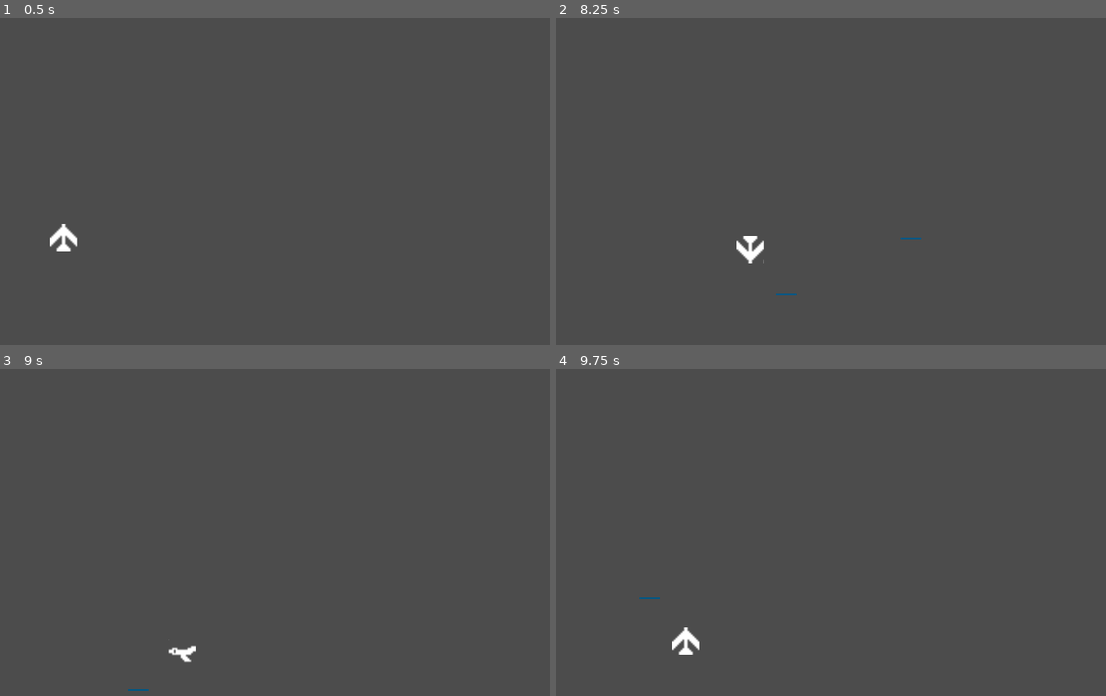
Above: before the commit, frames 1-4 (two rows, left to right).
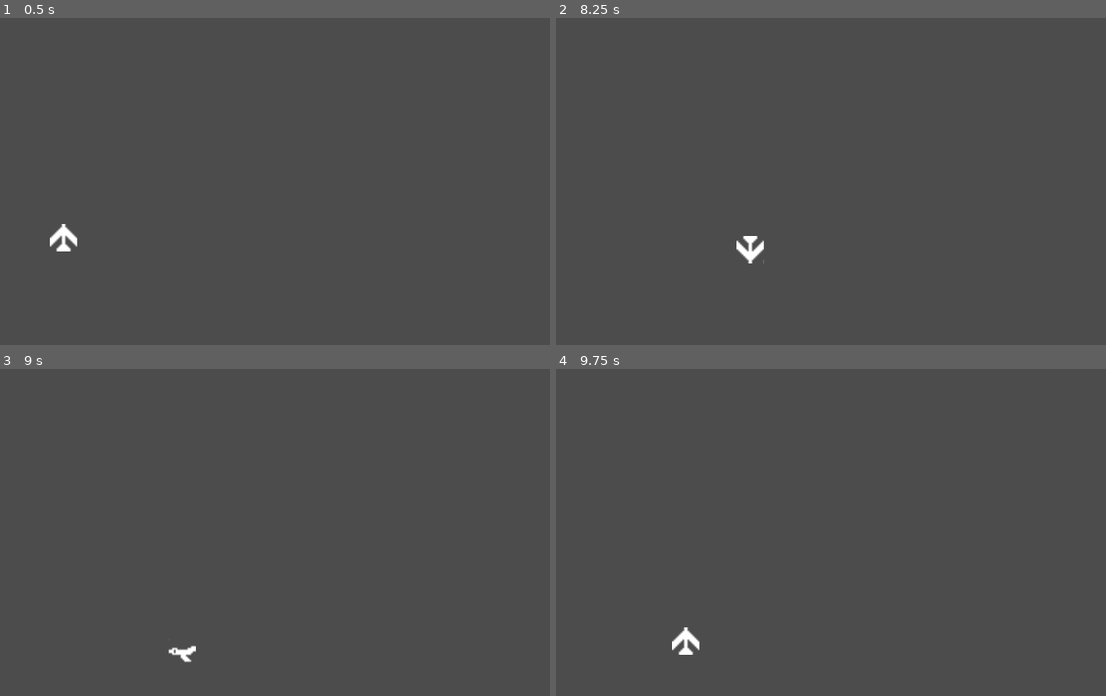
Above: after the commit, the same moments.

Repository: petitrudy/SaveNewYork
Game: Godot game, scene res://Scene/Game.tscn
Same seed, same stepped clock (60 frames per second), same inputs: the game is played once before the commit and once after it.
Inputs:
- Up to frame 1 (0.5 s): no input
- Up to frame 2 (8.25 s): tap Enter at 0.5 s; hold Right (ui_right) 0.53-1.28 s; tap Space (ui_space) at 0.6, 1.35, 2.1, 2.85, 3.6, 4.35, 5.1, 5.85, 6.6, 7.35, 8, 8.1 s; hold Down (ui_down) 1.28-2.03 s; hold Right (ui_right) 2.03-2.78 s; hold Up (ui_up) 2.78-3.53 s; hold Left (ui_left) 3.53-5.03 s; hold Down (ui_down) 5.03-5.78 s; hold Right (ui_right) 5.78-6.53 s; hold Up (ui_up) 6.53-7.28 s; hold Right (ui_right) 7.28-8.03 s; hold Down (ui_down) from 8.03 s (still down)
- Up to frame 3 (9 s): release Down (ui_down) at 8.78 s; hold Left (ui_left) from 8.78 s (still down); tap Space (ui_space) at 8.85 s
- Up to frame 4 (9.75 s): release Left (ui_left) at 9.53 s; hold Up (ui_up) from 9.53 s (still down); tap Space (ui_space) at 9.6 s

Frame 1 is identical in both runs. In frame 2, less than 0.1% of the frame differs, in the area x 40-67%, y 67-85%; in frame 3, less than 0.1%; in frame 4, less than 0.1%.
Error after the commit: Parse Error: Use "onready var sprite = get_node(...)" instead. (res://Scene/Shoot.gd:7)

Commit message:
Player shoot

Diff:
--- a/Scene/Player1.gd
+++ b/Scene/Player1.gd
@@ -8,6 +8,7 @@
 var y = 0.0
 var animation = "Idle"
 var plShoot := preload("res://Scene/Shoot.tscn")
+var shootTimer = 0
 # Called when the node enters the scene tree for the first time.
 
 var animationPlayer = null
@@ -21,16 +22,18 @@
 
 	PlayerControl(delta)
 
-	if Input.is_action_just_pressed("ui_space"):
+	if (Input.is_action_just_pressed("ui_space") && shootTimer<=0 && velocity != Vector2.ZERO):
 		#Shoot
 		#rint("Create Bullet")
 		var shoot := plShoot.instance()
 		shoot.position = position
-		shoot.InitDirection(velocity)
+		shoot.InitDirection(velocity, animation)
 
+		shootTimer = 40
 		get_tree().current_scene.add_child(shoot)
 
-
+	if shootTimer>0:
+		shootTimer-=1
 
 func PlayerControl(delta):
 
--- a/Scene/Player1.tscn
+++ b/Scene/Player1.tscn
@@ -7,6 +7,10 @@
 atlas = ExtResource( 1 )
 region = Rect2( 0, 0, 16, 16 )
 
+[sub_resource type="AtlasTexture" id=5]
+atlas = ExtResource( 1 )
+region = Rect2( 0, 16, 16, 16 )
+
 [sub_resource type="AtlasTexture" id=3]
 atlas = ExtResource( 1 )
 region = Rect2( 32, 0, 16, 16 )
@@ -14,10 +18,6 @@
 [sub_resource type="AtlasTexture" id=6]
 atlas = ExtResource( 1 )
 region = Rect2( 0, 0, 16, 16 )
-
-[sub_resource type="AtlasTexture" id=5]
-atlas = ExtResource( 1 )
-region = Rect2( 0, 16, 16, 16 )
 
 [sub_resource type="AtlasTexture" id=4]
 atlas = ExtResource( 1 )
@@ -27,23 +27,28 @@
 atlas = ExtResource( 1 )
 region = Rect2( 48, 16, 16, 16 )
 
-[sub_resource type="AtlasTexture" id=8]
+[sub_resource type="AtlasTexture" id=10]
 atlas = ExtResource( 1 )
-region = Rect2( 48, 0, 16, 16 )
+region = Rect2( 16, 0, 16, 16 )
 
 [sub_resource type="AtlasTexture" id=7]
 atlas = ExtResource( 1 )
 region = Rect2( 16, 16, 16, 16 )
 
-[sub_resource type="AtlasTexture" id=10]
+[sub_resource type="AtlasTexture" id=8]
 atlas = ExtResource( 1 )
-region = Rect2( 16, 0, 16, 16 )
+region = Rect2( 48, 0, 16, 16 )
 
 [sub_resource type="SpriteFrames" id=2]
 animations = [ {
 "frames": [ SubResource( 1 ) ],
 "loop": true,
 "name": "Idle",
+"speed": 5.0
+}, {
+"frames": [ SubResource( 5 ) ],
+"loop": true,
+"name": "MoveDown",
 "speed": 5.0
 }, {
 "frames": [ SubResource( 3 ) ],
@@ -56,11 +61,6 @@
 "name": "MoveUp",
 "speed": 5.0
 }, {
-"frames": [ SubResource( 5 ) ],
-"loop": true,
-"name": "MoveDown",
-"speed": 5.0
-}, {
 "frames": [ SubResource( 4 ) ],
 "loop": true,
 "name": "MoveLeft",
@@ -71,9 +71,9 @@
 "name": "MoveUpRight",
 "speed": 5.0
 }, {
-"frames": [ SubResource( 8 ) ],
+"frames": [ SubResource( 10 ) ],
 "loop": true,
-"name": "MoveUpLeft",
+"name": "MoveDownRight",
 "speed": 5.0
 }, {
 "frames": [ SubResource( 7 ) ],
@@ -81,9 +81,9 @@
 "name": "MoveDownLeft",
 "speed": 5.0
 }, {
-"frames": [ SubResource( 10 ) ],
+"frames": [ SubResource( 8 ) ],
 "loop": true,
-"name": "MoveDownRight",
+"name": "MoveUpLeft",
 "speed": 5.0
 } ]
 
@@ -94,6 +94,7 @@
 script = ExtResource( 2 )
 
 [node name="AnimationPlayer" type="AnimatedSprite" parent="."]
+z_index = 1
 frames = SubResource( 2 )
 animation = "Idle"
 centered = false
--- a/Scene/Shoot.gd
+++ b/Scene/Shoot.gd
@@ -2,6 +2,8 @@
 
 var velocity = Vector2.ZERO
 var speed = 3
+
+var sprite = $Sprite
 
 func _ready():
 	pass
@@ -11,6 +13,7 @@
 	position.y += velocity.y*speed*delta
 	pass
 
-func InitDirection(Pvelocity:Vector2 ):
+func InitDirection(Pvelocity:Vector2, PAnimation: String ):
 	velocity = Vector2(Pvelocity.x * speed, Pvelocity.y * speed)
+	sprite.play(PAnimation)
 	pass
--- a/Scene/Shoot.tscn
+++ b/Scene/Shoot.tscn
@@ -7,23 +7,95 @@
 atlas = ExtResource( 1 )
 region = Rect2( 0, 0, 16, 16 )
 
+[sub_resource type="AtlasTexture" id=4]
+atlas = ExtResource( 1 )
+region = Rect2( 32, 16, 16, 16 )
+
+[sub_resource type="AtlasTexture" id=5]
+atlas = ExtResource( 1 )
+region = Rect2( 0, 16, 16, 16 )
+
+[sub_resource type="AtlasTexture" id=6]
+atlas = ExtResource( 1 )
+region = Rect2( 32, 0, 16, 16 )
+
+[sub_resource type="AtlasTexture" id=7]
+atlas = ExtResource( 1 )
+region = Rect2( 0, 0, 16, 16 )
+
+[sub_resource type="AtlasTexture" id=10]
+atlas = ExtResource( 1 )
+region = Rect2( 16, 0, 16, 16 )
+
+[sub_resource type="AtlasTexture" id=8]
+atlas = ExtResource( 1 )
+region = Rect2( 48, 16, 16, 16 )
+
+[sub_resource type="AtlasTexture" id=9]
+atlas = ExtResource( 1 )
+region = Rect2( 16, 16, 16, 16 )
+
+[sub_resource type="AtlasTexture" id=11]
+atlas = ExtResource( 1 )
+region = Rect2( 48, 0, 16, 16 )
+
 [sub_resource type="SpriteFrames" id=3]
 animations = [ {
 "frames": [ SubResource( 2 ) ],
 "loop": true,
 "name": "Idle",
 "speed": 5.0
+}, {
+"frames": [ SubResource( 4 ) ],
+"loop": true,
+"name": "MoveDown",
+"speed": 5.0
+}, {
+"frames": [ SubResource( 5 ) ],
+"loop": true,
+"name": "MoveRight",
+"speed": 5.0
+}, {
+"frames": [ SubResource( 6 ) ],
+"loop": true,
+"name": "MoveUp",
+"speed": 5.0
+}, {
+"frames": [ SubResource( 7 ) ],
+"loop": true,
+"name": "MoveLeft",
+"speed": 5.0
+}, {
+"frames": [ SubResource( 10 ) ],
+"loop": true,
+"name": "MoveUpRight",
+"speed": 5.0
+}, {
+"frames": [ SubResource( 8 ) ],
+"loop": true,
+"name": "MoveDownRight",
+"speed": 5.0
+}, {
+"frames": [ SubResource( 9 ) ],
+"loop": true,
+"name": "MoveDownLeft",
+"speed": 5.0
+}, {
+"frames": [ SubResource( 11 ) ],
+"loop": true,
+"name": "MoveUpLeft",
+"speed": 5.0
 } ]
 
 [sub_resource type="RectangleShape2D" id=1]
-extents = Vector2( 6, 0.5 )
+extents = Vector2( 1, 0.5 )
 
 [node name="Shoot" type="Area2D"]
 script = ExtResource( 2 )
 
 [node name="Sprite" type="AnimatedSprite" parent="."]
 frames = SubResource( 3 )
-animation = "Idle"
+animation = "MoveUpRight"
 centered = false
 
 [node name="CollisionShape2D" type="CollisionShape2D" parent="."]
Not shown: 1 places in Scene/Shoot.tscn that only renumber resources
Not shown, changed: Images/Shoot.pyxel
